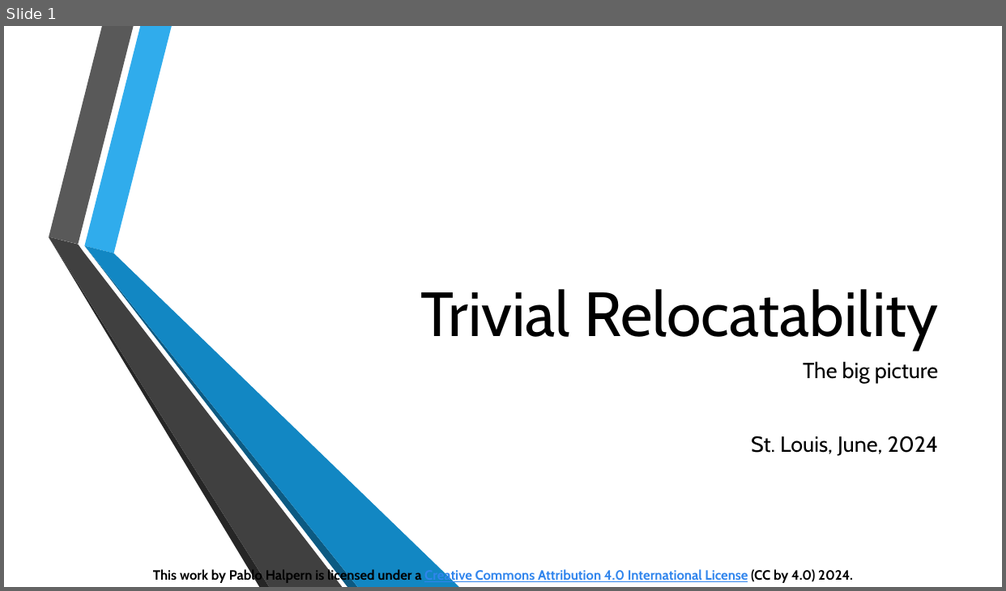
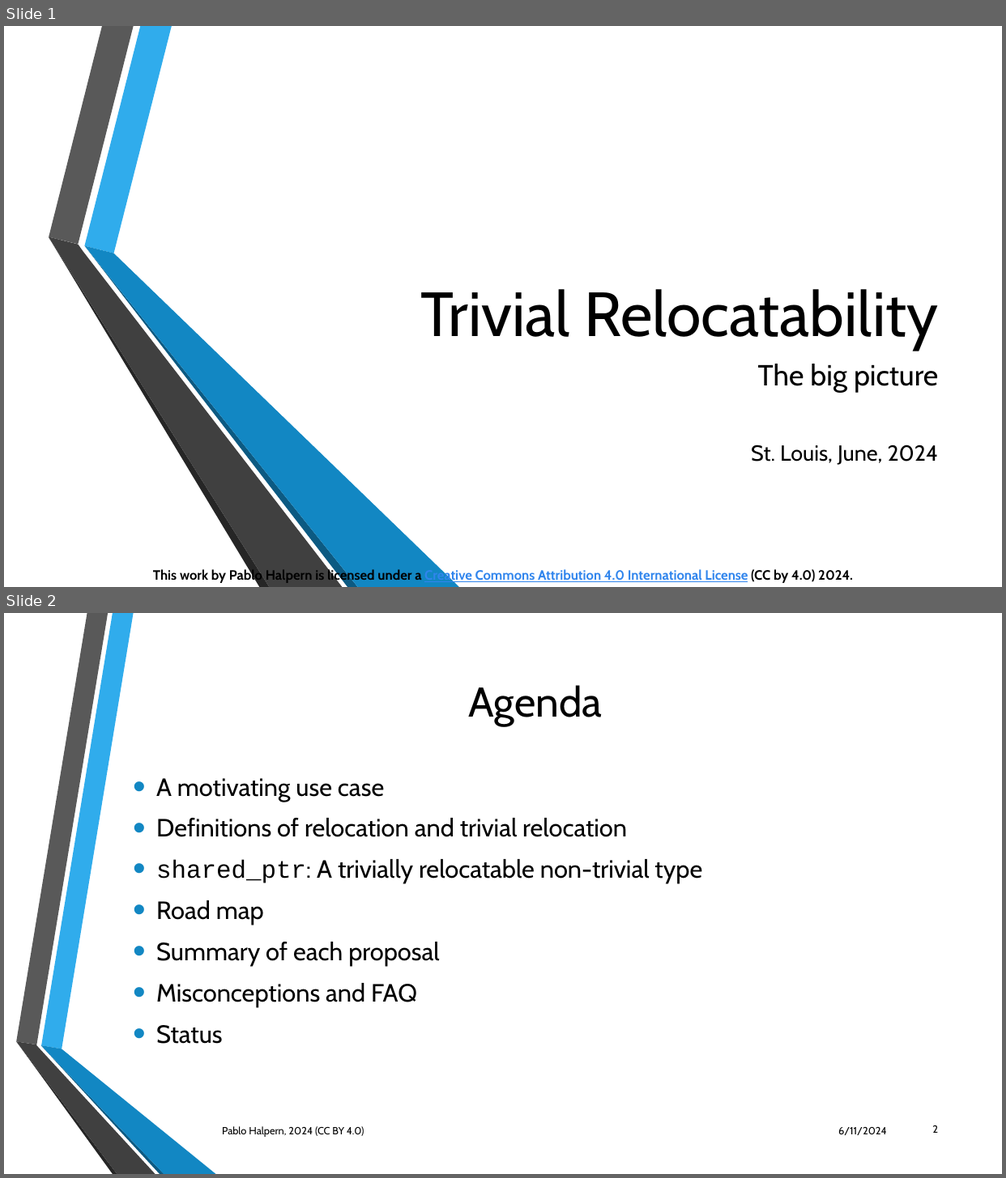
Before and after one commit to phalpern/WG21-halpern, a slide deck: relocate/Trivial Relocation - St. Louis 06-2024.pptx. Shown one above the other, each under a label of ours: slide 1 before the commit, slides 1 and 2 after it. The pictures are 1006x591 and 1006x1178 pixels, drawn with LibreOffice and Linux fonts; fonts in the diff are those of the drawing; background and template pictures are left out. Boxes give left, top, right and bottom in pixels: in the first picture for what was removed or moved away, otherwise in the second. Text is boxed around its words. In the diff, an @@ line names an element or a change of style, - is before the commit and + after.

Commit message:
First draft of Trivial Relocation presentation

```diff
--- a/relocate/Trivial Relocation - St. Louis 06-2024.pptx
+++ b/relocate/Trivial Relocation - St. Louis 06-2024.pptx
@@ slide 2 added at (x1=4, y1=613, x2=1002, y2=1174), background picture (left out) @@
@@ title added at (x1=469, y1=685, x2=603, y2=726), 40 pt, text #000000 @@
+Agenda
@@ text added at (x1=156, y1=778, x2=702, y2=1044), 24 pt, text #000000 @@
+• A motivating use case
+• Definitions of relocation and trivial relocation
+• shared_ptr: A trivially relocatable non-trivial type
+• Road map
+• Summary of each proposal
+• Misconceptions and FAQ
+• Status
@@ group added at (x1=16, y1=613, x2=216, y2=1174): 6 freeform shapes @@
@@ text added at (x1=222, y1=1127, x2=364, y2=1137), 10 pt, text #000000 @@
+Pablo Halpern, 2024 (CC BY 4.0)
@@ text added at (x1=838, y1=1127, x2=887, y2=1135), 10 pt, text #000000 @@
+6/11/2024
@@ page number added at (x1=932, y1=1126, x2=938, y2=1133), 10 pt, text #000000 @@
+2
@@ slide 1 changed as well @@
@@ subtitle at (x1=758, y1=364, x2=938, y2=393): size 21 to 28 pt in "The big picture"; more space between paragraphs @@
```
Also in this commit, not shown: 9 other slides changed, 34 other slides added, 2 other files.
